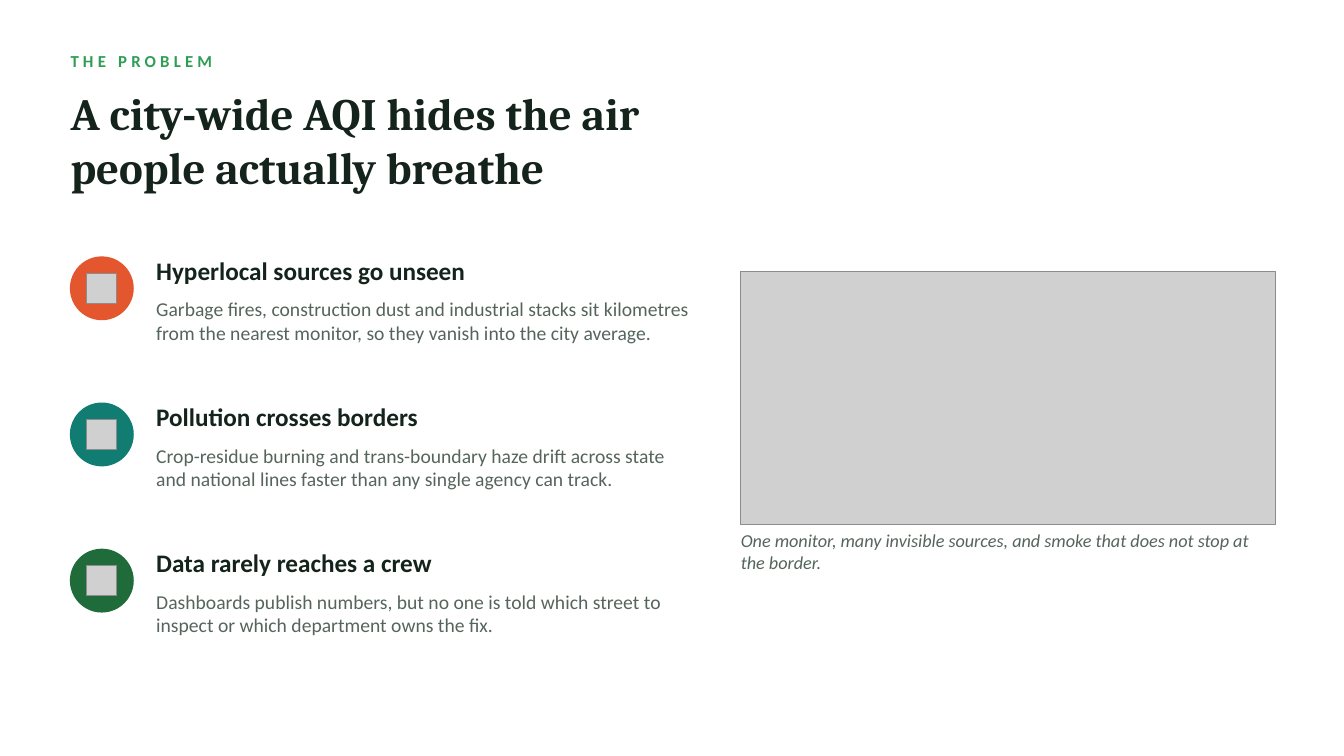
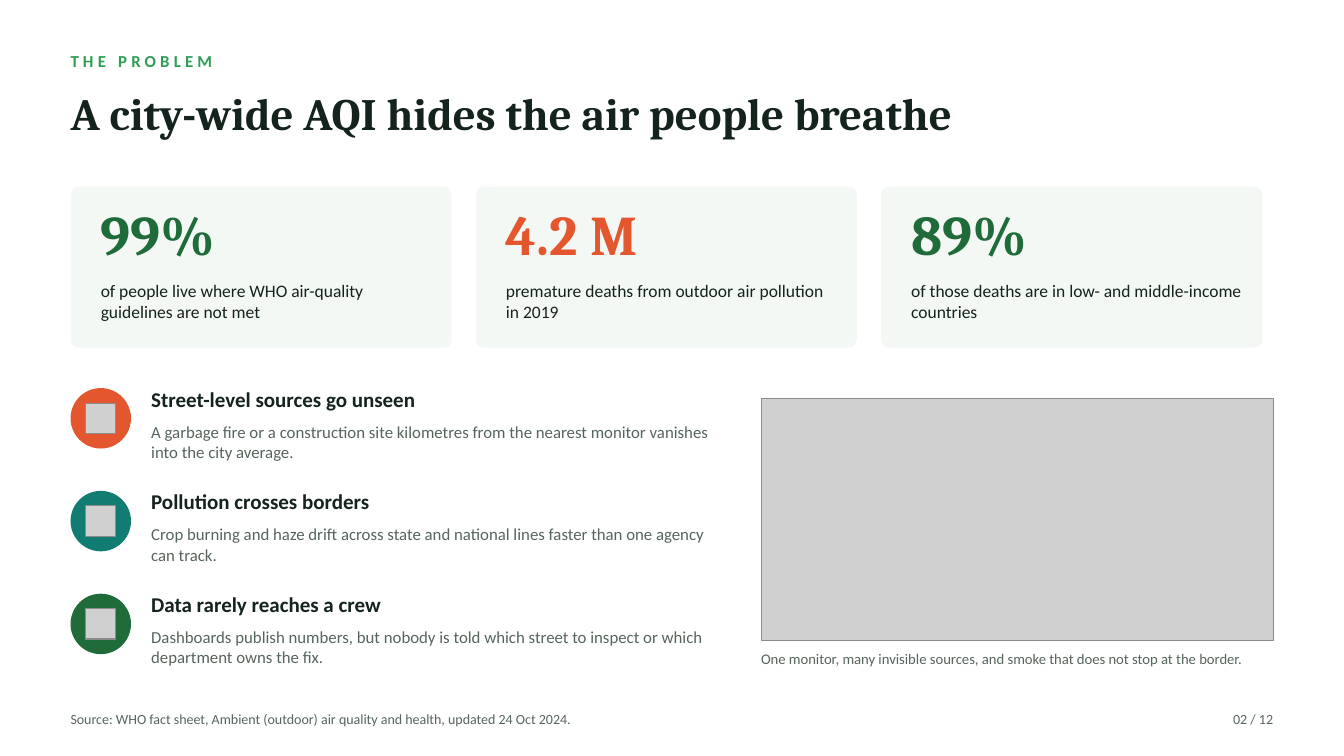
Before and after one commit to PROSTLE/CleanAir, a slide deck: slide 2 of presentation/VayuSetu-BRICS.pptx. Drawn at 1344x756 pixels with LibreOffice and Linux fonts; fonts in the diff are those of the drawing; grey boxes stand for pictures. Boxes give left, top, right and bottom in pixels: in the first picture for what was removed or moved away, otherwise in the second. Text is boxed around its words. In the diff, an @@ line names an element or a change of style, - is before the commit and + after.

```diff
--- a/presentation/VayuSetu-BRICS.pptx
+++ b/presentation/VayuSetu-BRICS.pptx
@@ text at (71, 99, 952, 140): text changed @@
-A city-wide AQI hides the air people actually breathe
+A city-wide AQI hides the air people breathe
@@ rounded rectangle added at (71, 187, 452, 348), fill #F4F8F5 @@
@@ rounded rectangle added at (476, 187, 857, 348), fill #F4F8F5 @@
@@ rounded rectangle added at (881, 187, 1262, 348), fill #F4F8F5 @@
@@ text added at (101, 217, 215, 257), 40 pt, text #1F6B3A, bold @@
+99%
@@ text added at (506, 217, 637, 255), 40 pt, text #E4572E, bold @@
+4.2 M
@@ text added at (911, 217, 1027, 257), 40 pt, text #1F6B3A, bold @@
+89%
@@ ellipse removed at (71, 257, 133, 320) @@
@@ text added at (101, 285, 363, 321), 12.5 pt, text #14231B @@
+of people live where WHO air-quality guidelines are not met
@@ text added at (506, 285, 824, 318), 12.5 pt, text #14231B @@
+premature deaths from outdoor air pollution in 2019
@@ text added at (911, 285, 1241, 318), 12.5 pt, text #14231B @@
+of those deaths are in low- and middle-income countries
@@ ellipse: place and size @@
-ellipse at (71, 403, 133, 466)
+ellipse at (71, 388, 131, 449)
@@ ellipse at (71, 388, 131, 449): fill #117C72 to #E4572E; outline #117C72 1 pt to none @@
@@ picture: place and size @@
-picture at (87, 273, 117, 303)
+picture at (86, 403, 116, 434)
@@ text at (151, 392, 415, 411): text changed; size 18 to 15 pt @@
-Hyperlocal sources go unseen
+Street-level sources go unseen
@@ picture: place and size @@
-picture at (741, 272, 1275, 524)
+picture at (761, 398, 1273, 640)
@@ text at (151, 426, 708, 461): text changed; size 14 to 12 pt @@
-Garbage fires, construction dust and industrial stacks sit kilometres from the nearest monitor, so they vanish into the city average.
+A garbage fire or a construction site kilometres from the nearest monitor vanishes into the city average.
@@ ellipse added at (71, 491, 131, 552), fill #117C72 @@
@@ picture: place and size @@
-picture at (87, 419, 117, 450)
+picture at (86, 506, 116, 536)
@@ text "Pollution crosses borders" at (151, 494, 369, 509): size 18 to 15 pt @@
@@ text "Pollution crosses borders": place and size @@
-text "Pollution crosses borders" at (156, 408, 418, 426)
+text "Pollution crosses borders" at (151, 494, 369, 509)
@@ text at (151, 528, 704, 561): text changed; size 14 to 12 pt @@
-Crop-residue burning and trans-boundary haze drift across state and national lines faster than any single agency can track.
+Crop burning and haze drift across state and national lines faster than one agency can track.
@@ ellipse: place and size @@
-ellipse at (71, 549, 133, 612)
+ellipse at (71, 594, 131, 654)
@@ ellipse at (71, 594, 131, 654): outline #1F6B3A 1 pt to none @@
@@ text "Data rarely reaches a crew": place and size @@
-text "Data rarely reaches a crew" at (156, 554, 432, 576)
+text "Data rarely reaches a crew" at (151, 597, 381, 616)
@@ text "Data rarely reaches a crew" at (151, 597, 381, 616): size 18 to 15 pt @@
@@ picture: place and size @@
-picture at (87, 566, 117, 596)
+picture at (86, 609, 116, 639)
@@ text at (151, 631, 703, 666): text changed; size 14 to 12 pt @@
-Dashboards publish numbers, but no one is told which street to inspect or which department owns the fix.
+Dashboards publish numbers, but nobody is told which street to inspect or which department owns the fix.
@@ text "One monitor, many invisible sources, ...": place and size @@
-text "One monitor, many invisible sources, ..." at (741, 534, 1248, 569)
+text "One monitor, many invisible sources, ..." at (761, 654, 1242, 667)
@@ text "One monitor, many invisible sources, ..." at (761, 654, 1242, 667): size 13 to 10.5 pt, italic off @@
@@ text added at (71, 714, 571, 726), 10 pt, text #56655C @@
+Source: WHO fact sheet, Ambient (outdoor) air quality and health, updated 24 Oct 2024.
@@ text added at (1233, 715, 1273, 724), 10 pt, text #56655C @@
+02 / 12
```
Also in this commit, not shown: 8 other slides changed, 3 slides added, 7 slides removed, 2 other files.
